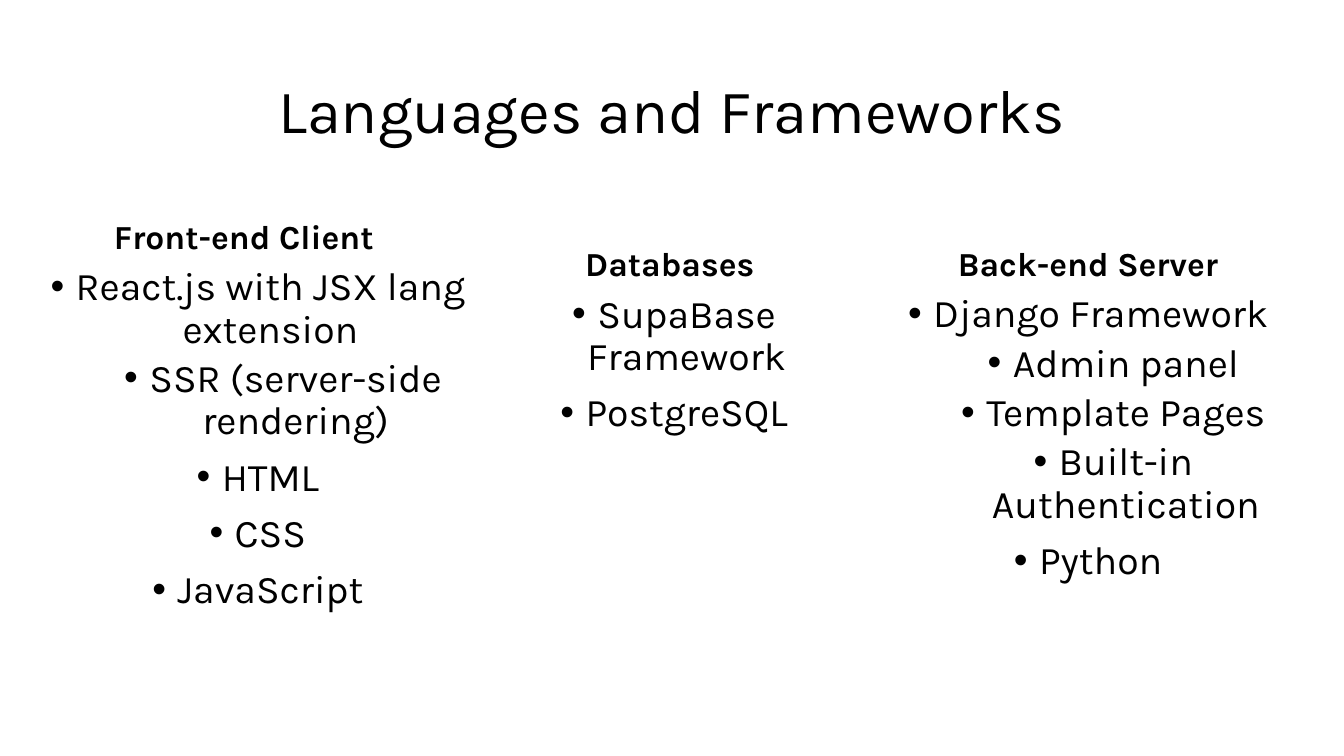
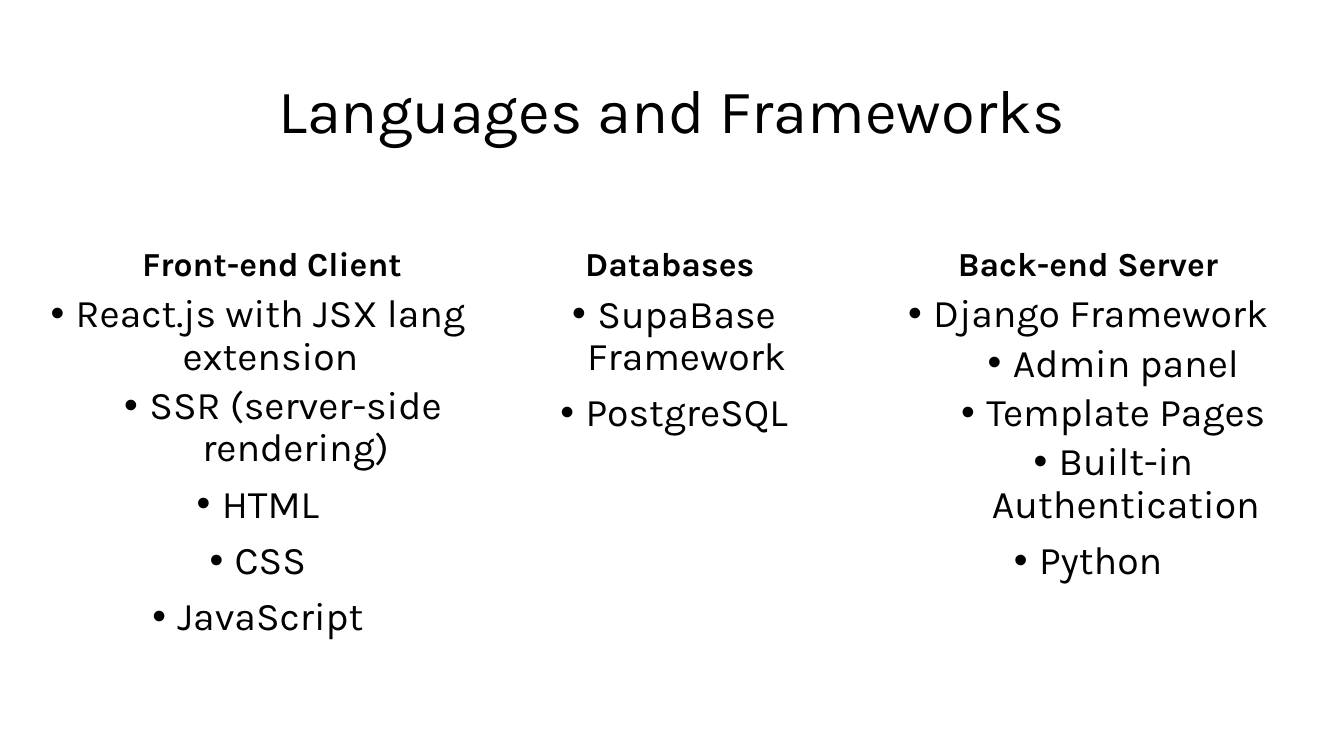
Before and after one commit to Jormungandr72/Cross-Website-Price-Checker, a slide deck: slide 2 of Documentation/Phase-One-Docs/CPT-200_Phase_One_Presentation.ppt. Drawn at 1344x756 pixels with LibreOffice and Linux fonts; fonts in the diff are those of the drawing. Boxes give left, top, right and bottom in pixels: in the first picture for what was removed or moved away, otherwise in the second. Text is boxed around its words. In the diff, an @@ line names an element or a change of style, - is before the commit and + after.

```diff
--- a/Documentation/Phase-One-Docs/CPT-200_Phase_One_Presentation.ppt
+++ b/Documentation/Phase-One-Docs/CPT-200_Phase_One_Presentation.ppt
@@ text "Front-end Client": place and size @@
-text "Front-end Client" at [114, 225, 373, 250]
+text "Front-end Client" at [142, 252, 401, 277]
@@ text "React.js with JSX lang extension": place and size @@
-text "React.js with JSX lang extension" at [76, 273, 465, 613]
+text "React.js with JSX lang extension" at [76, 300, 465, 640]
```
Also in this commit, not shown: 1 other slide changed.
